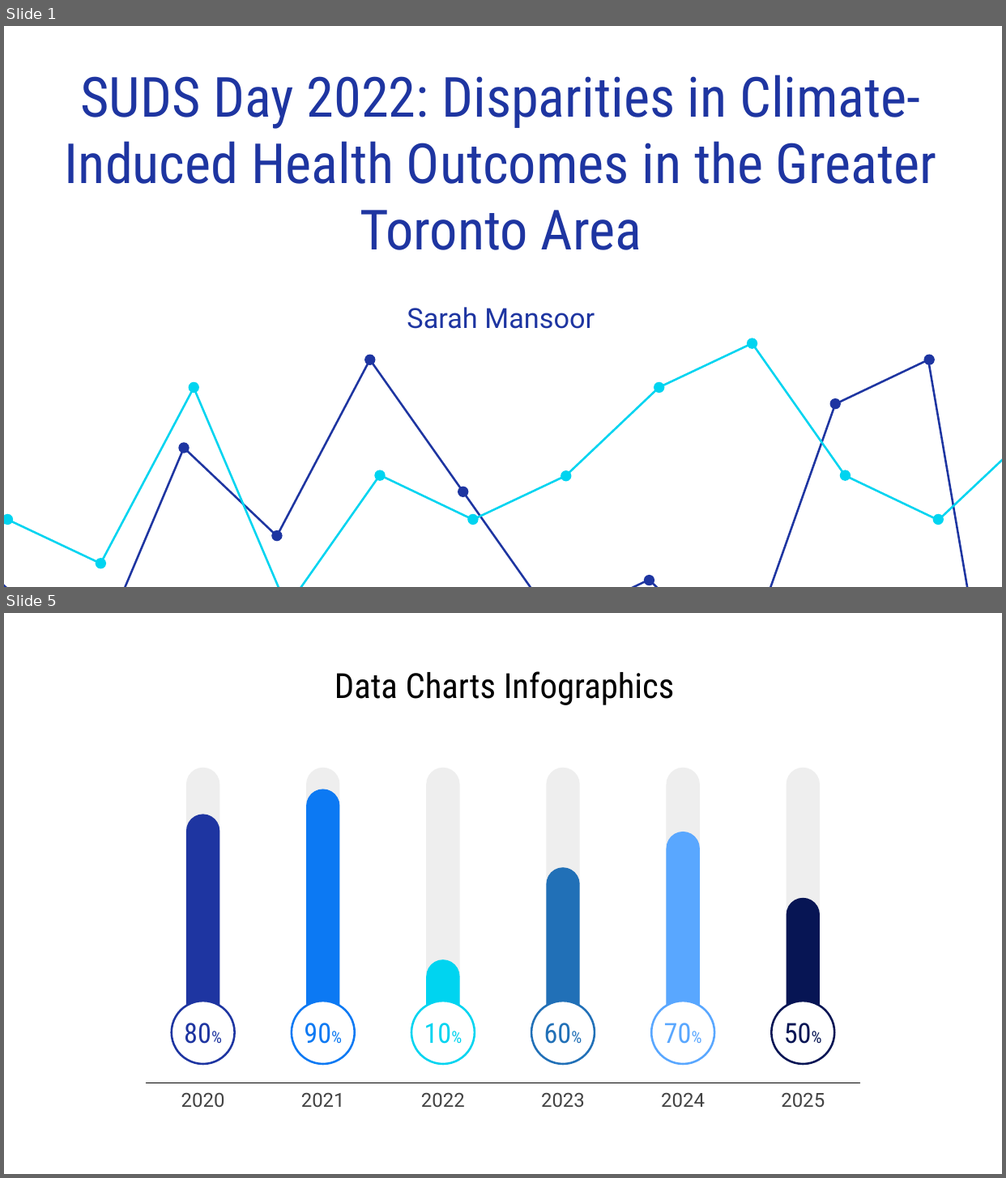
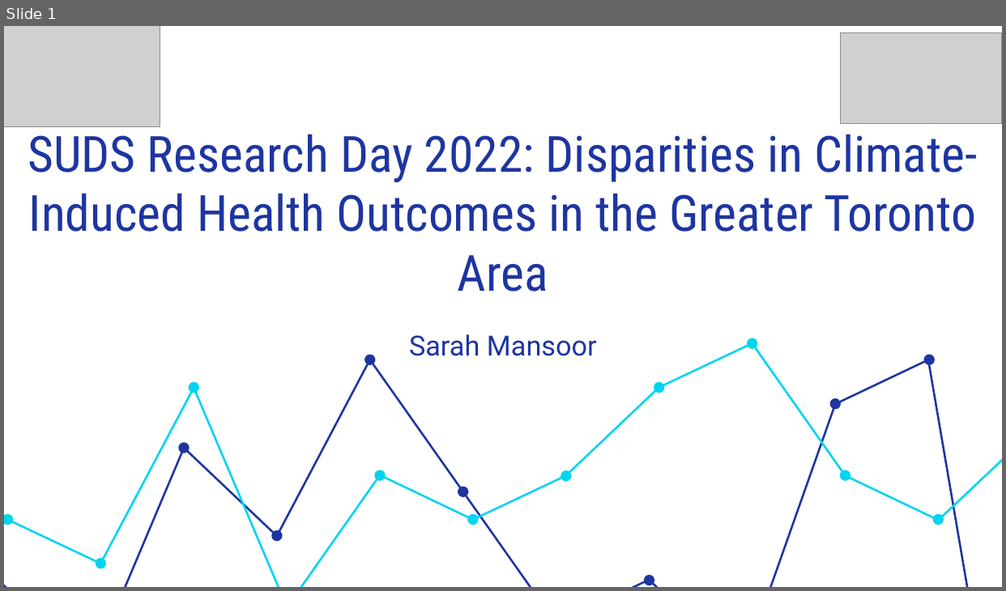
Before and after one commit to sarahmansoorr/SUDS2022, a slide deck: outputs/presentation/presentation.pptx. Shown one above the other, each under a label of ours: slides 1 and 5 before the commit, slide 1 after it; the slides between them are not shown. The pictures are 1006x1178 and 1006x591 pixels, drawn with LibreOffice and Linux fonts; fonts in the diff are those of the drawing; grey boxes stand for pictures. Boxes give left, top, right and bottom in pixels: in the first picture for what was removed or moved away, otherwise in the second. Text is boxed around its words. In the diff, an @@ line names an element or a change of style, - is before the commit and + after.

```diff
--- a/outputs/presentation/presentation.pptx
+++ b/outputs/presentation/presentation.pptx
@@ slide 5 removed at [4,613,1002,1174], background #FFFFFF @@
@@ title removed at [334,671,675,705] @@
-Data Charts Infographics
@@ line removed from (146, 1083) to (860, 1083) @@
@@ group removed at [172,768,235,1107]: 2 rounded rectangles, 1 ellipse, 1 text @@
-80%
-2020
@@ group removed at [292,768,354,1107]: 2 rounded rectangles, 1 ellipse, 1 text @@
-90%
-2021
@@ group removed at [411,768,474,1107]: 2 rounded rectangles, 1 ellipse, 1 text @@
-10%
-2022
@@ group removed at [532,768,594,1107]: 2 rounded rectangles, 1 ellipse, 1 text @@
-60%
-2023
@@ group removed at [652,768,714,1107]: 2 rounded rectangles, 1 ellipse, 1 text @@
-70%
-2024
@@ group removed at [771,768,834,1107]: 2 rounded rectangles, 1 ellipse, 1 text @@
-50%
-2025
@@ slide 1 changed as well @@
@@ picture added at [4,26,160,126] @@
@@ picture added at [840,33,1002,124] @@
@@ text at [27,126,977,292]: text changed; size 40 to 36 pt @@
-SUDS Day 2022: Disparities in Climate-Induced Health Outcomes in the Greater Toronto Area
+SUDS Research Day 2022: Disparities in Climate-Induced Health Outcomes in the Greater Toronto Area
@@ subtitle "Sarah Mansoor": place and size @@
-subtitle "Sarah Mansoor" at [407,307,594,329]
+subtitle "Sarah Mansoor" at [409,335,597,356]
```
Also in this commit, not shown: 2 slides added, 32 other slides removed, 7 other files.
